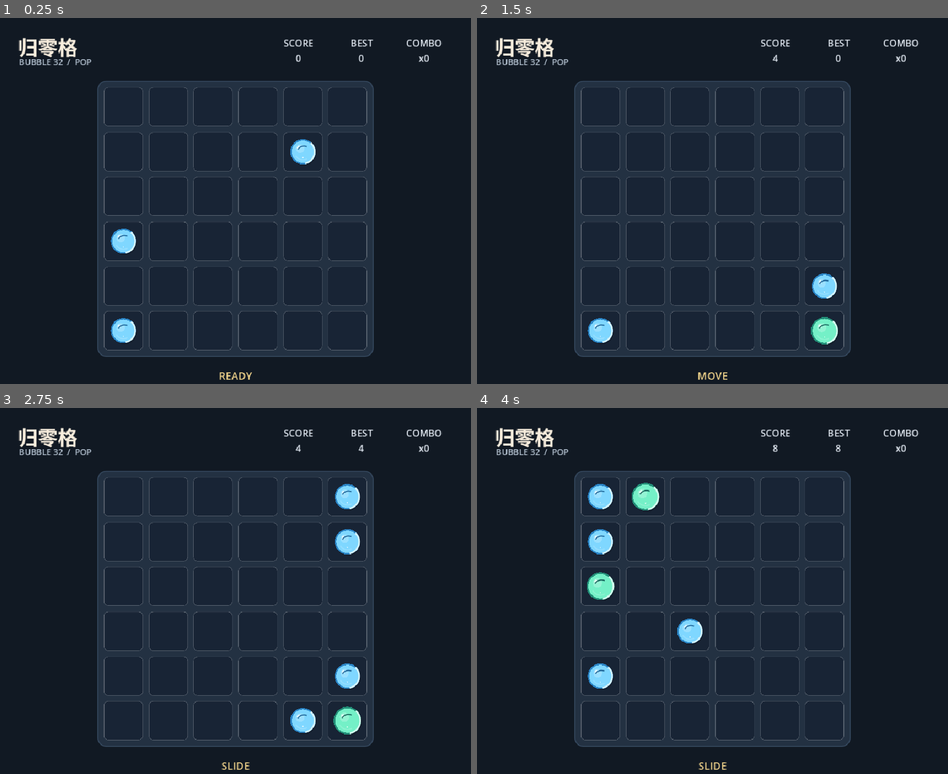
Above: before the commit, frames 1-4 (two rows, left to right).
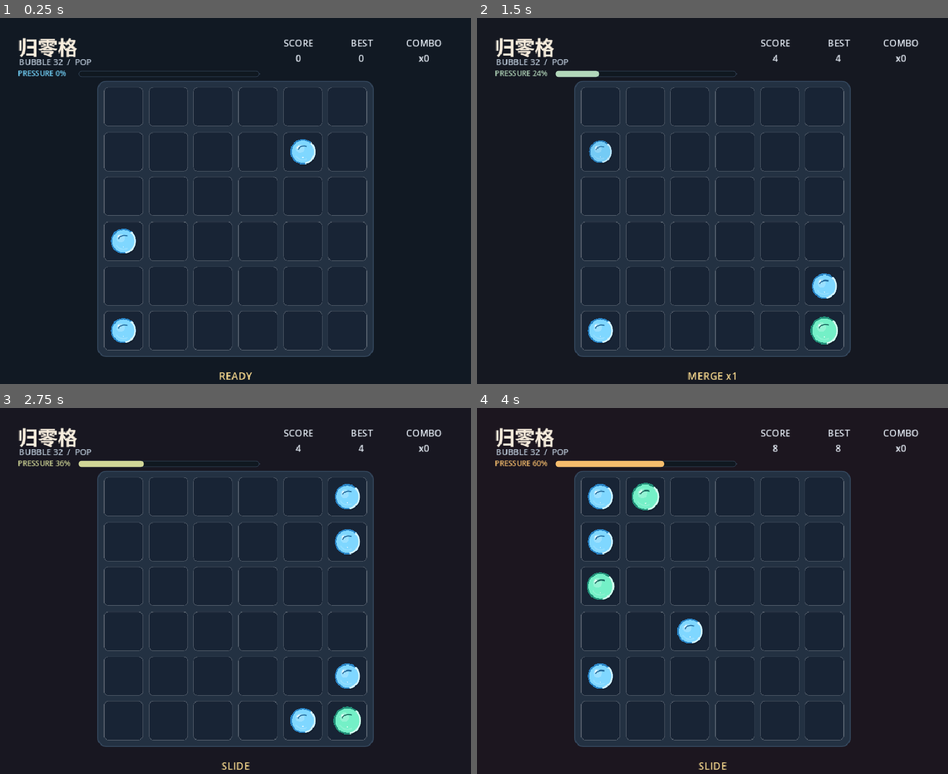
Above: after the commit, the same moments.

Repository: JeffGu98/Godot_Game_Demo
Game: Godot game, scene res://scenes/Main.tscn
The game is run twice, just before and just after one commit, with the same random seed, the same clock (stepped at 60 frames per second) and the same inputs.
Inputs:
- Up to frame 1 (0.25 s): no input
- Up to frame 2 (1.5 s): tap Enter at 0.5 s; hold Right 0.53-1.28 s; tap R at 0.6, 1.35 s; tap Space at 1.25 s; hold Down from 1.28 s (still down)
- Up to frame 3 (2.75 s): release Down at 2.03 s; hold Right from 2.03 s (still down); tap R at 2.1 s
- Up to frame 4 (4 s): tap Enter at 2.75 s; release Right at 2.78 s; hold Up 2.78-3.53 s; tap R at 2.85, 3.6 s; hold Left from 3.53 s (still down)

The runs differ from the first frame. In frame 1, 0.2% of the frame differs, in the area x 3-56%, y 14-17%; in frame 2, 0.8%, in the area x 3-78%, y 9-99%; in frame 3, 0.5%; in frame 4, 0.6%.

Commit message:
feature 增加压力条，优化手感，消除迟钝感

Diff:
--- a/ZeroGrid/scripts/Main.gd
+++ b/ZeroGrid/scripts/Main.gd
@@ -10,7 +10,12 @@
 const MOVE_DURATION := 0.14
 const MERGE_SETTLE_DURATION := 0.16
 const CLEAR_DURATION := 0.22
-const SPAWN_DURATION := 0.22
+const PRESSURE_MAX := 100
+const PRESSURE_PER_MOVE := 12
+const PRESSURE_POP_DROP := 35
+const PRESSURE_COMBO_DROP := 8
+const PRESSURE_OVERLOAD_RESET := 60
+const PRESSURE_OVERLOAD_EXTRA_SPAWNS := 2
 
 const DIR_LEFT := Vector2i(-1, 0)
 const DIR_RIGHT := Vector2i(1, 0)
@@ -29,8 +34,10 @@
 var best_score := 0
 var moves := 0
 var combo := 0
+var pressure := 0
 var game_over := false
 var is_animating := false
+var queued_direction := Vector2i.ZERO
 var cell_size := 64.0
 
 var background: ColorRect
@@ -39,6 +46,9 @@
 var score_label: Label
 var best_label: Label
 var combo_label: Label
+var pressure_label: Label
+var pressure_track: Panel
+var pressure_fill: Panel
 var status_label: Label
 var board_panel: Panel
 var cell_nodes: Array[Panel] = []
@@ -61,20 +71,19 @@
 	var key_event := event as InputEventKey
 	if not key_event.pressed or key_event.echo:
 		return
-	if is_animating:
-		return
 
 	match key_event.keycode:
 		KEY_LEFT, KEY_A:
-			_try_move(DIR_LEFT)
+			_handle_move_input(DIR_LEFT)
 		KEY_RIGHT, KEY_D:
-			_try_move(DIR_RIGHT)
+			_handle_move_input(DIR_RIGHT)
 		KEY_UP, KEY_W:
-			_try_move(DIR_UP)
+			_handle_move_input(DIR_UP)
 		KEY_DOWN, KEY_S:
-			_try_move(DIR_DOWN)
+			_handle_move_input(DIR_DOWN)
 		KEY_R:
-			_new_game()
+			if not is_animating:
+				_new_game()
 
 
 func _build_ui() -> void:
@@ -97,6 +106,28 @@
 
 	combo_label = _make_stat_label()
 	add_child(combo_label)
+
+	pressure_label = _make_label("PRESSURE 0%", 14, Color("#c8d4e1"), HORIZONTAL_ALIGNMENT_LEFT)
+	add_child(pressure_label)
+
+	pressure_track = Panel.new()
+	var pressure_track_style := StyleBoxFlat.new()
+	pressure_track_style.bg_color = Color("#101820")
+	pressure_track_style.border_color = Color("#34475d")
+	pressure_track_style.border_width_left = 1
+	pressure_track_style.border_width_top = 1
+	pressure_track_style.border_width_right = 1
+	pressure_track_style.border_width_bottom = 1
+	pressure_track_style.corner_radius_top_left = 7
+	pressure_track_style.corner_radius_top_right = 7
+	pressure_track_style.corner_radius_bottom_left = 7
+	pressure_track_style.corner_radius_bottom_right = 7
+	pressure_track.add_theme_stylebox_override("panel", pressure_track_style)
+	add_child(pressure_track)
+
+	pressure_fill = Panel.new()
+	pressure_fill.mouse_filter = Control.MOUSE_FILTER_IGNORE
+	pressure_track.add_child(pressure_fill)
 
 	board_panel = Panel.new()
 	var board_style := StyleBoxFlat.new()
@@ -175,6 +206,14 @@
 	score_label.position = best_label.position - Vector2(stat_width + stat_gap, 0.0)
 	score_label.size = Vector2(stat_width, 58.0)
 
+	pressure_label.position = Vector2(margin, 96.0)
+	pressure_label.size = Vector2(112.0, 20.0)
+
+	var pressure_track_x := margin + 116.0
+	var pressure_track_width: float = min(360.0, max(140.0, score_label.position.x - pressure_track_x - 20.0))
+	pressure_track.position = Vector2(pressure_track_x, 101.0)
+	pressure_track.size = Vector2(pressure_track_width, 12.0)
+
 	board_panel.size = Vector2(board_side, board_side)
 	board_panel.position = Vector2((viewport_size.x - board_side) * 0.5, 120.0)
 
@@ -189,29 +228,33 @@
 			cell.position = _cell_position(Vector2i(x, y))
 			cell.size = Vector2(cell_size, cell_size)
 
-	for tile in tile_nodes:
-		if is_instance_valid(tile):
-			tile.size = Vector2(cell_size, cell_size)
+	for rendered_tile in tile_nodes:
+		if is_instance_valid(rendered_tile):
+			rendered_tile.size = Vector2(cell_size, cell_size)
 
 	if not is_animating:
 		for pos in tiles_by_pos.keys():
-			var tile = tiles_by_pos[pos]
-			if is_instance_valid(tile):
-				tile.position = _cell_position(pos as Vector2i)
+			var positioned_tile = tiles_by_pos[pos]
+			if is_instance_valid(positioned_tile):
+				positioned_tile.position = _cell_position(pos as Vector2i)
+
+	_update_pressure_ui()
 
 
 func _new_game() -> void:
 	is_animating = false
+	queued_direction = Vector2i.ZERO
 	board = _empty_board()
 	score = 0
 	moves = 0
 	combo = 0
+	pressure = 0
 	game_over = false
 	status_label.text = "READY"
 
 	var spawn_positions: Array[Vector2i] = []
 	for i in range(START_TILES):
-		var spawn_result := _spawn_random_tile()
+		var spawn_result: Dictionary = _spawn_random_tile()
 		if spawn_result["spawned"]:
 			spawn_positions.append(spawn_result["position"])
 
@@ -236,21 +279,24 @@
 	board = result["board"]
 	score += result["score_gain"]
 	moves += 1
+	_add_pressure(PRESSURE_PER_MOVE)
 
 	_render_board([], result["merge_positions"])
 	_update_stats()
-	if not result["merge_positions"].is_empty():
+	if _has_clear_ready(result["merge_positions"]):
 		await get_tree().create_timer(MERGE_SETTLE_DURATION).timeout
 
-	var cleared_positions := _resolve_clears()
+	var cleared_positions: Array[Vector2i] = []
+	var burst_count := _resolve_clears(cleared_positions)
 	if cleared_positions.is_empty():
 		combo = 0
 	else:
 		combo += 1
 		score += cleared_positions.size() * 25 * combo
+		_drop_pressure(burst_count * PRESSURE_POP_DROP + max(0, combo - 1) * PRESSURE_COMBO_DROP)
 		_shake_board()
 		_update_stats()
-		_update_status(result["merges"], cleared_positions.size())
+		_update_status(result["merges"], cleared_positions.size(), 0)
 		await _animate_clears(cleared_positions)
 		_render_board()
 
@@ -258,21 +304,20 @@
 	var spawn_result := _spawn_random_tile()
 	if spawn_result["spawned"]:
 		spawn_positions.append(spawn_result["position"])
+	var overload_spawns := _spawn_pressure_overload(spawn_positions)
 
 	best_score = max(best_score, score)
 
 	_render_board(spawn_positions)
 	_update_stats()
-	_update_status(result["merges"], cleared_positions.size())
+	_update_status(result["merges"], cleared_positions.size(), overload_spawns)
 
 	if not _has_any_move():
 		game_over = true
 		status_label.text = "GAME OVER  /  R"
 
-	if not spawn_positions.is_empty():
-		await get_tree().create_timer(SPAWN_DURATION).timeout
-
 	is_animating = false
+	_consume_queued_direction()
 
 
 func _plan_slide(direction: Vector2i) -> Dictionary:
@@ -338,6 +383,30 @@
 	}
 
 
+func _handle_move_input(direction: Vector2i) -> void:
+	if is_animating:
+		queued_direction = direction
+		return
+
+	_try_move(direction)
+
+
+func _consume_queued_direction() -> void:
+	if queued_direction == Vector2i.ZERO or game_over:
+		return
+
+	var next_direction := queued_direction
+	queued_direction = Vector2i.ZERO
+	call_deferred("_try_move", next_direction)
+
+
+func _has_clear_ready(merge_positions: Array[Vector2i]) -> bool:
+	for pos in merge_positions:
+		if board[pos.y][pos.x] >= CLEAR_VALUE:
+			return true
+	return false
+
+
 func _line_coords(line_index: int, direction: Vector2i) -> Array[Vector2i]:
 	var coords: Array[Vector2i] = []
 
@@ -361,8 +430,9 @@
 	return coords
 
 
-func _resolve_clears() -> Array[Vector2i]:
+func _resolve_clears(cleared: Array[Vector2i]) -> int:
 	var clear_map := {}
+	var burst_count := 0
 
 	for y in range(BOARD_SIZE):
 		for x in range(BOARD_SIZE):
@@ -371,13 +441,13 @@
 				continue
 
 			var origin := Vector2i(x, y)
+			burst_count += 1
 			clear_map[origin] = true
 			for offset in NEIGHBORS:
 				var neighbor: Vector2i = origin + offset
 				if _inside_board(neighbor) and board[neighbor.y][neighbor.x] > 0 and board[neighbor.y][neighbor.x] <= tile_value / 2:
 					clear_map[neighbor] = true
 
-	var cleared: Array[Vector2i] = []
 	for pos in clear_map.keys():
 		var clear_pos := pos as Vector2i
 		var cleared_value: int = board[clear_pos.y][clear_pos.x]
@@ -387,7 +457,7 @@
 		board[clear_pos.y][clear_pos.x] = 0
 		cleared.append(clear_pos)
 
-	return cleared
+	return burst_count
 
 
 func _animate_movements(motions: Array) -> void:
@@ -472,11 +542,14 @@
 	score_label.text = "SCORE\n%d" % score
 	best_label.text = "BEST\n%d" % best_score
 	combo_label.text = "COMBO\nx%d" % combo
-
-
-func _update_status(merges: int, cleared: int) -> void:
+	_update_pressure_ui()
+
+
+func _update_status(merges: int, cleared: int, overload_spawns: int = 0) -> void:
 	if cleared > 0:
 		status_label.text = "POP x%d  /  COMBO x%d" % [cleared, combo]
+	elif overload_spawns > 0:
+		status_label.text = "OVERLOAD  +%d" % overload_spawns
 	elif merges > 0:
 		status_label.text = "MERGE x%d" % merges
 	else:
@@ -489,6 +562,59 @@
 	tween.tween_property(board_panel, "position", home + Vector2(7.0, 0.0), 0.025)
 	tween.tween_property(board_panel, "position", home - Vector2(7.0, 0.0), 0.05)
 	tween.tween_property(board_panel, "position", home, 0.025)
+
+
+func _add_pressure(amount: int) -> void:
+	pressure = clampi(pressure + amount, 0, PRESSURE_MAX)
+
+
+func _drop_pressure(amount: int) -> void:
+	pressure = clampi(pressure - amount, 0, PRESSURE_MAX)
+
+
+func _spawn_pressure_overload(spawn_positions: Array[Vector2i]) -> int:
+	if pressure < PRESSURE_MAX:
+		return 0
+
+	pressure = PRESSURE_OVERLOAD_RESET
+	var spawned_count := 0
+	for i in range(PRESSURE_OVERLOAD_EXTRA_SPAWNS):
+		var spawn_result := _spawn_random_tile()
+		if spawn_result["spawned"]:
+			spawn_positions.append(spawn_result["position"])
+			spawned_count += 1
+
+	return spawned_count
+
+
+func _update_pressure_ui() -> void:
+	if pressure_label == null or pressure_fill == null or pressure_track == null:
+		return
+
+	var ratio: float = clamp(float(pressure) / float(PRESSURE_MAX), 0.0, 1.0)
+	var color: Color = _pressure_color(ratio)
+	pressure_label.text = "PRESSURE %d%%" % pressure
+	pressure_label.add_theme_color_override("font_color", color)
+
+	pressure_fill.position = Vector2.ZERO
+	var fill_width: float = 0.0 if ratio <= 0.0 else max(2.0, pressure_track.size.x * ratio)
+	pressure_fill.size = Vector2(fill_width, pressure_track.size.y)
+
+	var fill_style := StyleBoxFlat.new()
+	fill_style.bg_color = color
+	fill_style.corner_radius_top_left = 7
+	fill_style.corner_radius_top_right = 7
+	fill_style.corner_radius_bottom_left = 7
+	fill_style.corner_radius_bottom_right = 7
+	pressure_fill.add_theme_stylebox_override("panel", fill_style)
+
+	background.color = Color("#111923").lerp(Color("#24151d"), ratio)
+
+
+func _pressure_color(ratio: float) -> Color:
+	if ratio < 0.5:
+		return Color("#75d7ff").lerp(Color("#f4d66f"), ratio * 2.0)
+	return Color("#f4d66f").lerp(Color("#ff5a5f"), (ratio - 0.5) * 2.0)
 
 
 func _spawn_random_tile() -> Dictionary:
Not shown, changed: ZeroGrid/README.md
